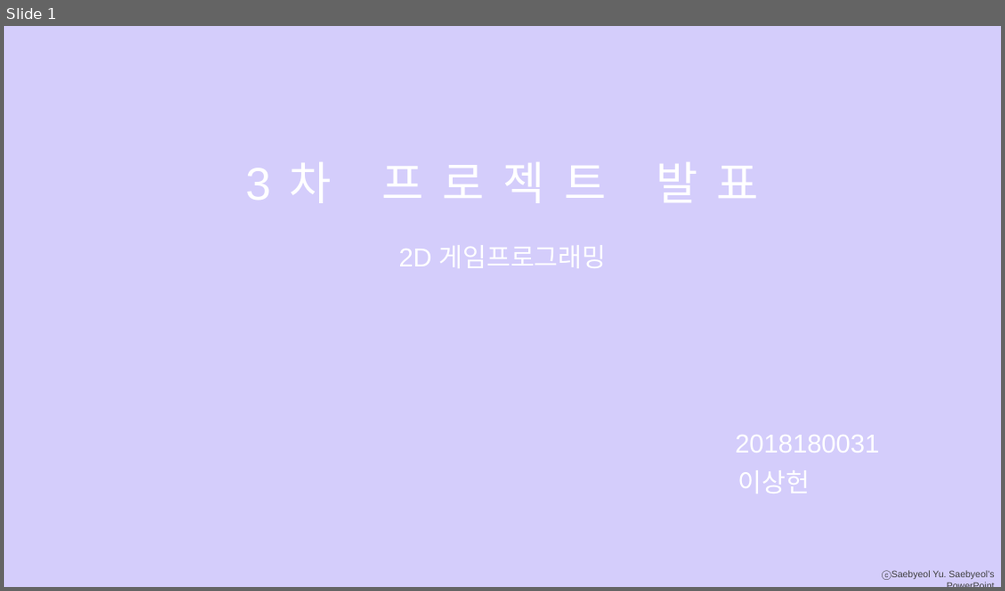
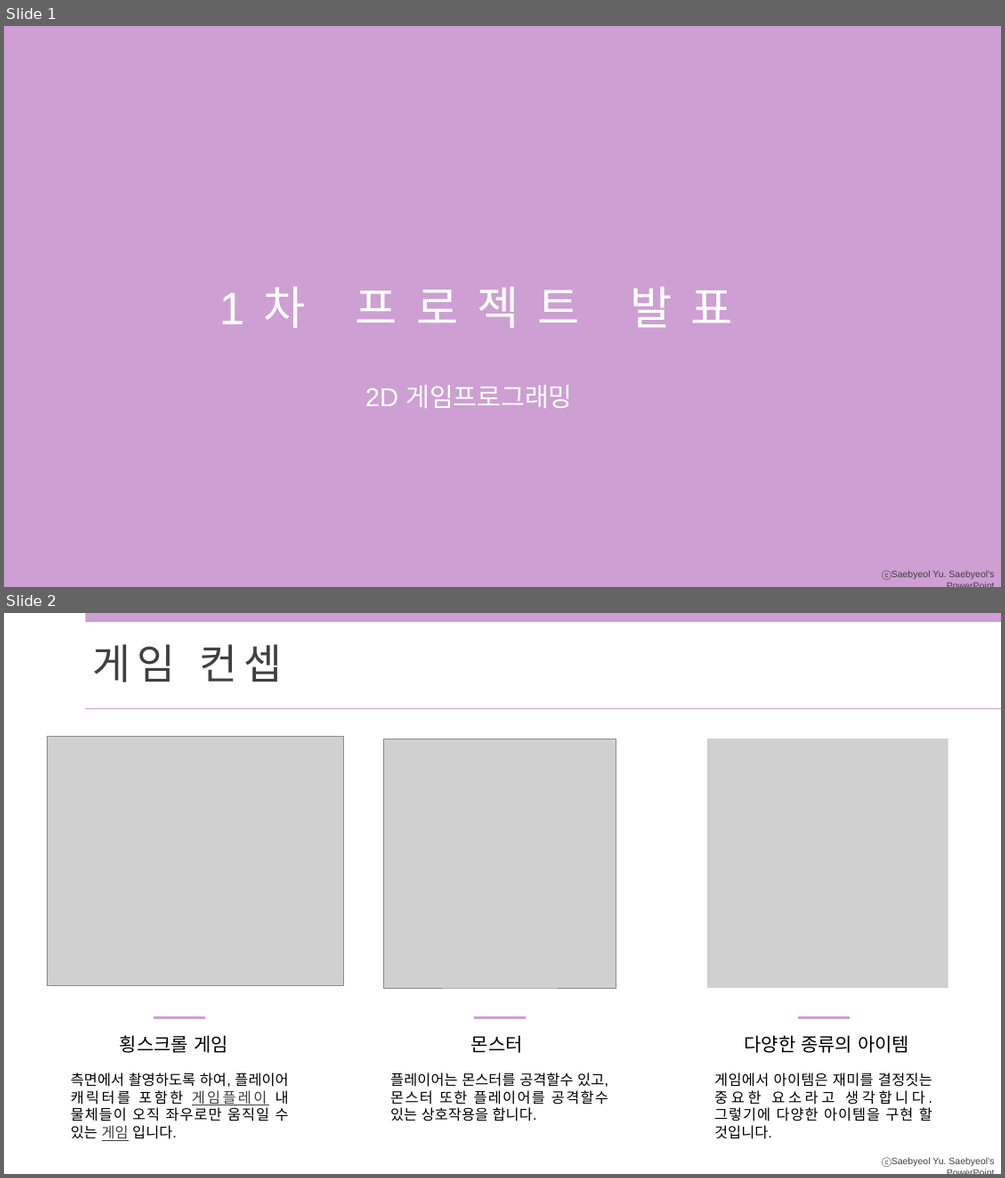
Before and after one commit to sangheonlee97/2DGP-Project, a slide deck: ppt.pptx. Shown one above the other, each under a label of ours: slide 1 before the commit, slides 1 and 2 after it. The pictures are 1005x591 and 1005x1178 pixels, drawn with LibreOffice and Linux fonts; fonts in the diff are those of the drawing; grey boxes stand for pictures. Boxes give left, top, right and bottom in pixels: in the first picture for what was removed or moved away, otherwise in the second. Text is boxed around its words. In the diff, an @@ line names an element or a change of style, - is before the commit and + after.

```diff
--- a/ppt.pptx
+++ b/ppt.pptx
@@ slide 2 added at <box>4,613,1001,1174</box>, background #FFFFFF; not listed: 1 template element that a slide beside it also shows @@
@@ rectangle added at <box>86,613,1001,622</box>, fill #CD9FD2 @@
@@ text added at <box>93,644,282,682</box>, 40 pt, text #404040 @@
+게임 컨셉
@@ line added from (86, 709) to (1001, 709), #CD9FD2 0.5 pt @@
@@ picture added at <box>47,737,343,985</box> @@
@@ picture added at <box>383,738,615,988</box> @@
@@ picture added at <box>707,738,947,988</box> @@
@@ text added at <box>120,1035,228,1053</box>, 18 pt, text #000000 @@
+횡스크롤 게임
@@ line added from (154, 1018) to (205, 1018), #CD9FD2 3 pt @@
@@ text added at <box>471,1035,523,1053</box>, 18 pt, text #000000 @@
+몬스터
@@ line added from (474, 1018) to (526, 1018), #CD9FD2 3 pt @@
@@ text added at <box>744,1035,909,1053</box>, 18 pt, text #000000 @@
+다양한 종류의 아이템
@@ line added from (798, 1018) to (850, 1018), #CD9FD2 3 pt @@
@@ text added at <box>71,1072,289,1141</box>, 14 pt, text #000000 @@
+측면에서 촬영하도록 하여, 플레이어 캐릭터를 포함한 게임플레이 내 물체들이 오직 좌우로만 움직일 수 있는 게임 입니다.
@@ text added at <box>390,1072,608,1121</box>, 14 pt, text #000000 @@
+플레이어는 몬스터를 공격할수 있고, 몬스터 또한 플레이어를 공격할수 있는 상호작용을 합니다.
@@ text added at <box>714,1072,932,1139</box>, 14 pt, text #000000 @@
+게임에서 아이템은 재미를 결정짓는 중요한 요소라고 생각합니다. 그렇기에 다양한 아이템을 구현 할 것입니다.
@@ slide 1 changed as well @@
@@ background #D4CDFB to #CD9FD2 @@
@@ text at <box>356,286,732,328</box>: text changed @@
-3차 프로젝트 발표
+1차 프로젝트 발표
@@ text "2D 게임프로그래밍": place and size @@
-text "2D 게임프로그래밍" at <box>399,245,606,268</box>
+text "2D 게임프로그래밍" at <box>365,385,572,408</box>
@@ text removed at <box>735,435,879,452</box> @@
-2018180031
@@ text removed at <box>738,470,809,493</box> @@
-이상헌
```
Also in this commit, not shown: 1 other slide changed, 2 other slides added, 1 slide removed.
